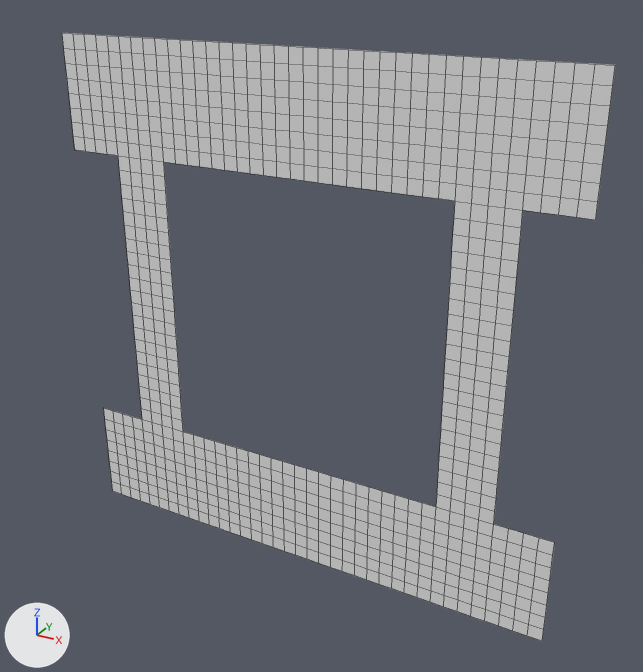
Two versions of the OBJ model Assets/Tiled2Unity/Meshes/1-1_3F.obj, one commit apart.
One viewpoint serves both versions: a 50 mm camera at (9.5, -47.7, 5.5) aimed at (-17.4, 1.2, -18.9). The axes (+X, +Y, +Z) are drawn at lower left. The lights are the same throughout. Mesh edges are drawn as thin lines. Where no turn or scale is listed for an object, it has been applied to the vertices.

The first picture shows '1-1_3F'.
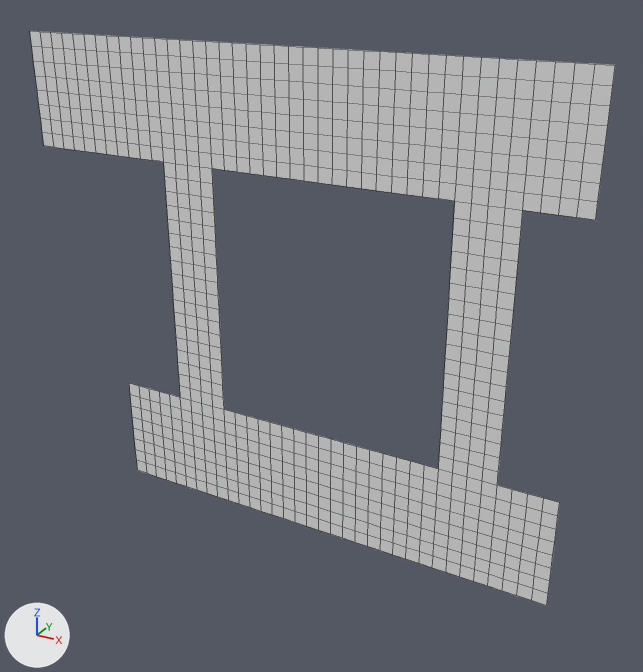
The change, as a list of edits to the scene's bpy script:
```text
Change me_1_1_3f:
    used by ob_1_1_3f; location = (0.0, 0.0, 0.0)
    remove me_1_1_3f.from_pydata(...)  # 884 vertices, 760 faces; spans x -37.0..0.0, y 0.0, z -37.0..0.0
    add me_1_1_3f.from_pydata(...)  # 854 vertices, 736 faces; spans x -40.0..0.0, y 0.0, z -34.0..0.0
    me_1_1_3f part 1: 60 vertices moved from x -33.0..-30.0, y 0.0, z -24.0..-10.0 to x -28.0..-25.0, y 0.0, z -24.0..-10.0; 140 vertices removed from x -37.0..0.0, y 0.0, z -37.0..-9.0; 98 vertices added at x -40.0..-9.0, y 0.0, z -28.0..0.0
    me_1_1_3f part 2: 12 vertices added at x -3.0..0.0, y 0.0, z -28.0..-26.0
```

Location of each change, (x1, y1, x2, y2) in pixels of the pictures (643 x 672 px; the box of a moved part takes in the faces that stretch with it):
'1-1_3F', reshaped
    before: (62, 33, 615, 641)
    after: (30, 31, 615, 606)
part 1 of me_1_1_3f, moved or reshaped
    before: (104, 156, 547, 641)
    after: (30, 31, 439, 507)
part 2 of me_1_1_3f, added
    after: (494, 485, 560, 542)
